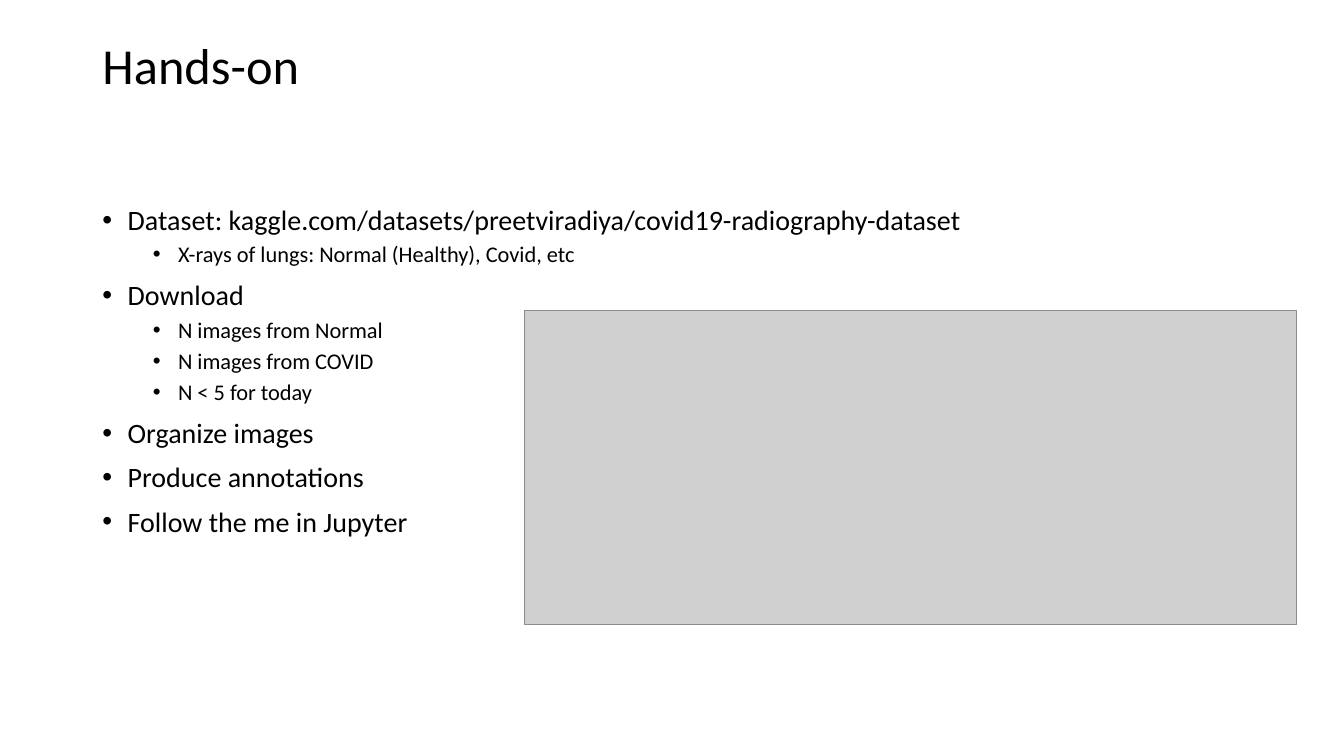
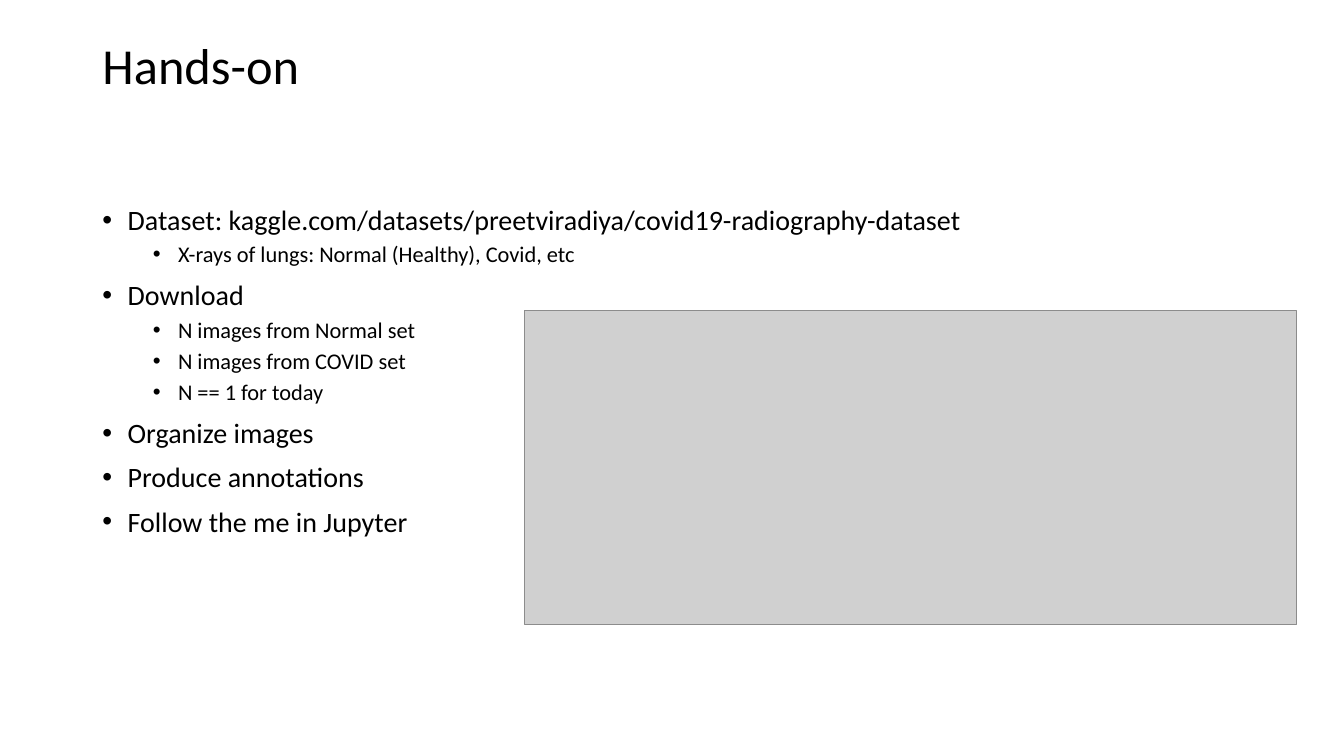
Before and after one commit to wake-forest-ctsi/CALIBIR-boot-camp, a slide deck: slide 12 of bootcamp_02/pythons/bootcamp 2023 v0.pptx (slide 7 before the commit). Drawn at 1344x756 pixels with LibreOffice and Linux fonts; fonts in the diff are those of the drawing; grey boxes stand for pictures. Boxes give left, top, right and bottom in pixels: in the first picture for what was removed or moved away, otherwise in the second. Text is boxed around its words. In the diff, an @@ line names an element or a change of style, - is before the commit and + after.

```diff
--- a/bootcamp_02/pythons/bootcamp 2023 v0.pptx
+++ b/bootcamp_02/pythons/bootcamp 2023 v0.pptx
@@ text at bbox=[178, 322, 415, 404]: text changed @@
-  • N images from Normal
-  • N images from COVID
-  • N < 5 for today
+  • N images from Normal set
+  • N images from COVID set
+  • N == 1 for today
```
Also in this commit, not shown: 2 other slides changed, 5 slides added, 2 other files.
